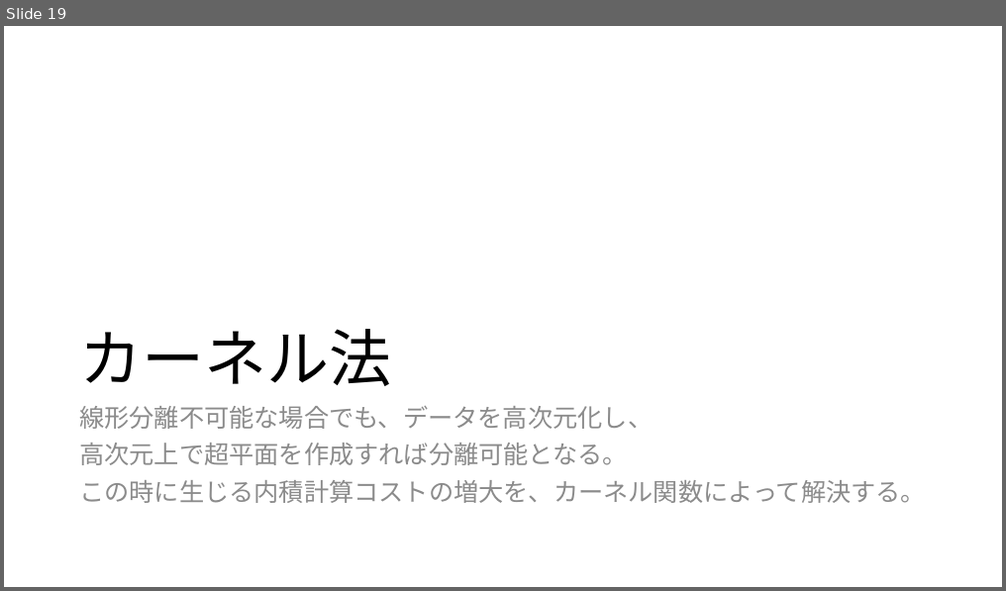
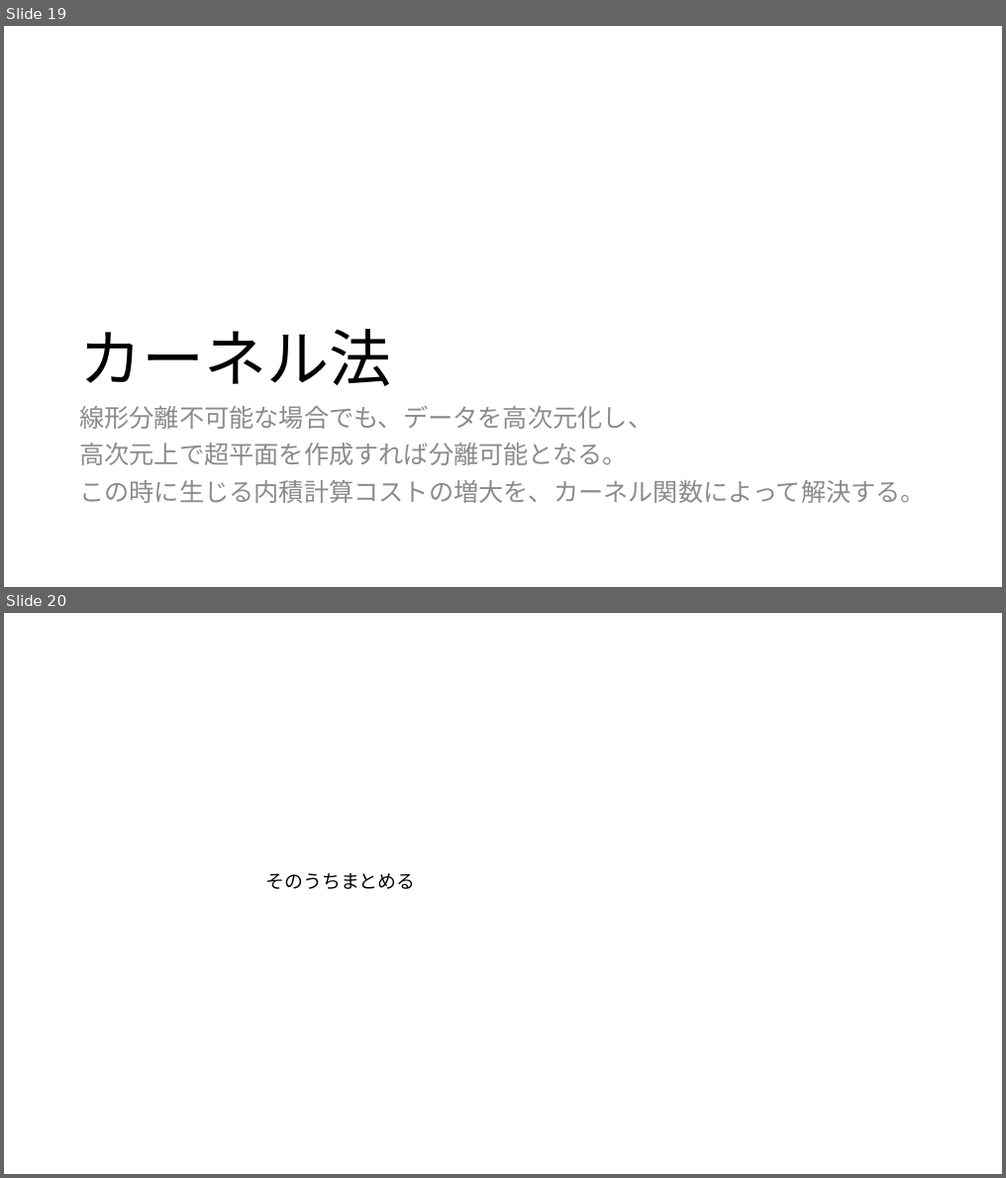
Before and after one commit to kaY-hR/MathNote, a slide deck: resource/サポートベクターマシン(SVM).pptx. Shown one above the other, each under a label of ours: slide 19 before the commit, slides 19 and 20 after it. The pictures are 1006x591 and 1006x1178 pixels, drawn with LibreOffice and Linux fonts; fonts in the diff are those of the drawing. Boxes give left, top, right and bottom in pixels: in the first picture for what was removed or moved away, otherwise in the second. Text is boxed around its words. In the diff, an @@ line names an element or a change of style, - is before the commit and + after.

```diff
--- a/resource/サポートベクターマシン(SVM).pptx
+++ b/resource/サポートベクターマシン(SVM).pptx
@@ slide 20 added at box(4, 613, 1002, 1174), background #FFFFFF @@
@@ text added at box(265, 873, 415, 889), 18 pt, text #000000 @@
+そのうちまとめる
```
Also in this commit, not shown: 2 slides changed, 1 other slide added, 22 other files.
